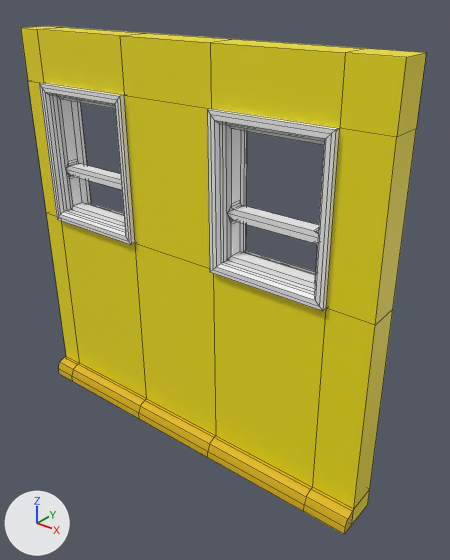
The FBX model Assets/DevelopiaModel/Walls/Yellow Walls/Y_Wall003.fbx as it was, and as the next commit left it.
Rendered twice from a 50 mm lens placed at (2.3, -2.58, 2.78), pointed at (0.2, 0.04, 1.15). Every picture has the same lights, and +X, +Y and +Z are marked at lower left. Mesh edges are drawn as thin lines. Where no turn or scale is listed for an object, it has been applied to the vertices.

In view in the first picture: 'Wall003.003'.
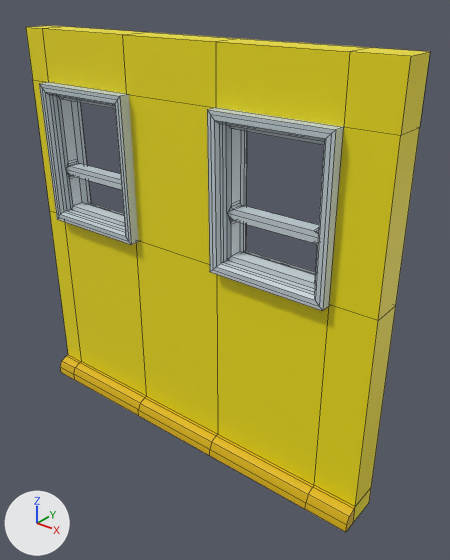
The change, as a diff of the scene's bpy script:
```diff
--- a/Assets/DevelopiaModel/Walls/Yellow Walls/Y_Wall003.fbx.py
+++ b/Assets/DevelopiaModel/Walls/Yellow Walls/Y_Wall003.fbx.py
@@ me_cube_062 @@
 # used by ob_wall003_003; location = (0.0, 0.0, 0.0)
-me_cube_062.from_pydata(...)  # 292 vertices, 304 faces; spans x -1.25..1.25, y -0.21..0.09, z 0.0..2.5
+me_cube_062.from_pydata(...)  # 284 vertices, 296 faces; spans x -1.25..1.25, y -0.19..0.09, z 0.0..2.5
+# me_cube_062 part 1
+# 54 vertices are removed from x -1.25..1.25, y -0.21..0.07, z 0.0..2.5
+# 68 faces are deleted
+# 5 vertices in x -1.25..1.25, y -0.21, z 0.05 move by (0.0, 0.02, -0.05)
+# 5 vertices in x -1.25..1.25, y -0.19, z 0.1 move by (0.0, 0.0, -0.05)
+# 5 vertices in x -1.25..1.25, y -0.15, z 0.12 move by (0.0, -0.03, -0.02)
+# 3 vertices in x -1.09..0.98, y 0.07, z 0.0 move by (0.0, 0.01, 0.12)
+# 3 vertices in x -1.09..0.98, y -0.21, z 0.0 move by (0.0, 0.1, 0.0)
+# 3 vertices in x -1.09..0.98, y -0.13, z 0.0 move by (0.0, 0.21, 0.0)
+# 9 vertices move from x -1.09..0.98, y -0.21..0.07, z 0.0..0.12 to x -1.25..1.25, y -0.19..0.08, z 0.0..0.12
+# 10 vertices are added at x -1.25..1.25, y -0.11..0.08, z 0.0..0.12
+# 12 new vertices lie (0.0, 0.0, 1.19) away from vertices in x -1.25..1.25, y -0.11..0.07, z 0.0..0.12
+# 12 new vertices lie (0.0, 0.0, 0.88) away from vertices in x -1.25..1.25, y -0.11..0.08, z 1.31
+# 12 new vertices lie (0.0, 0.0, 0.31) away from vertices in x -1.25..1.25, y -0.11..0.08, z 2.19
+# 60 new faces join them
+# me_cube_062 part 2: 212 kept faces spanning x -1.09..0.98, y -0.18..0.09, z 1.3..2.19 get new texture (UV) coordinates
 me_cube_062.materials.append(mat_gameassets)
```

Pixel boxes (x1, y1, x2, y2) of what changed, in the pictures (450 x 560 px; the box of a moved part takes in the faces that stretch with it):
'Wall003.003', reshaped: before (21, 26, 426, 534); after (26, 26, 430, 532)
part 1 of me_cube_062, moved or reshaped: before (21, 26, 426, 534); after (26, 26, 430, 532)
part 2 of me_cube_062, surface changed: (39, 83, 340, 311) in both
